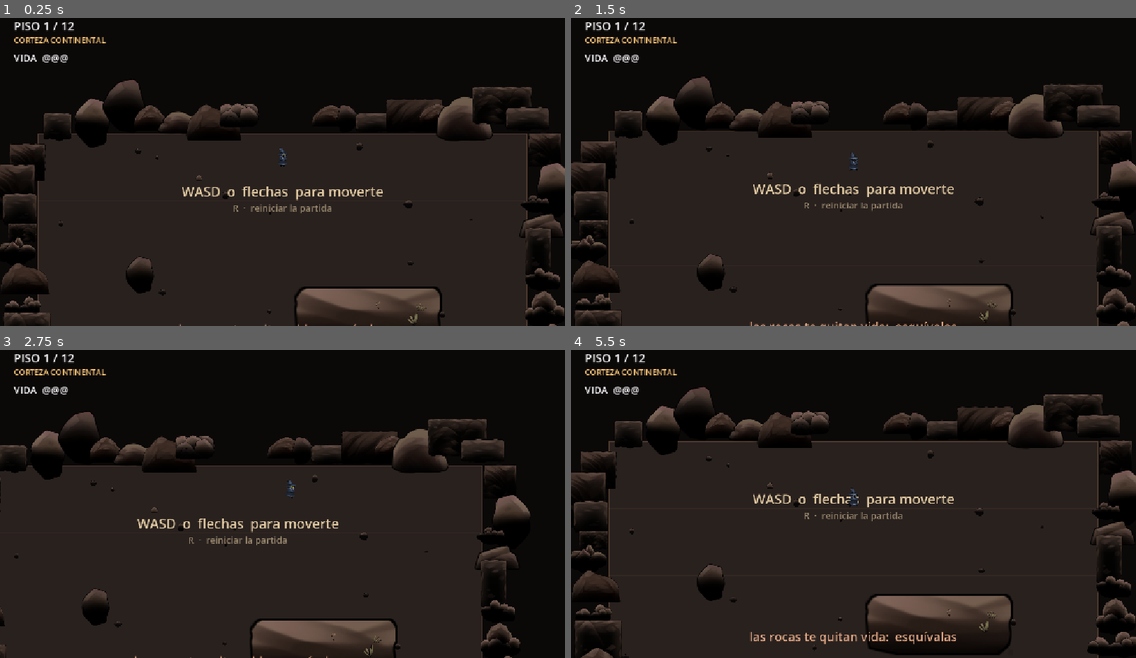
Above: before the commit, frames 1-4 (two rows, left to right).
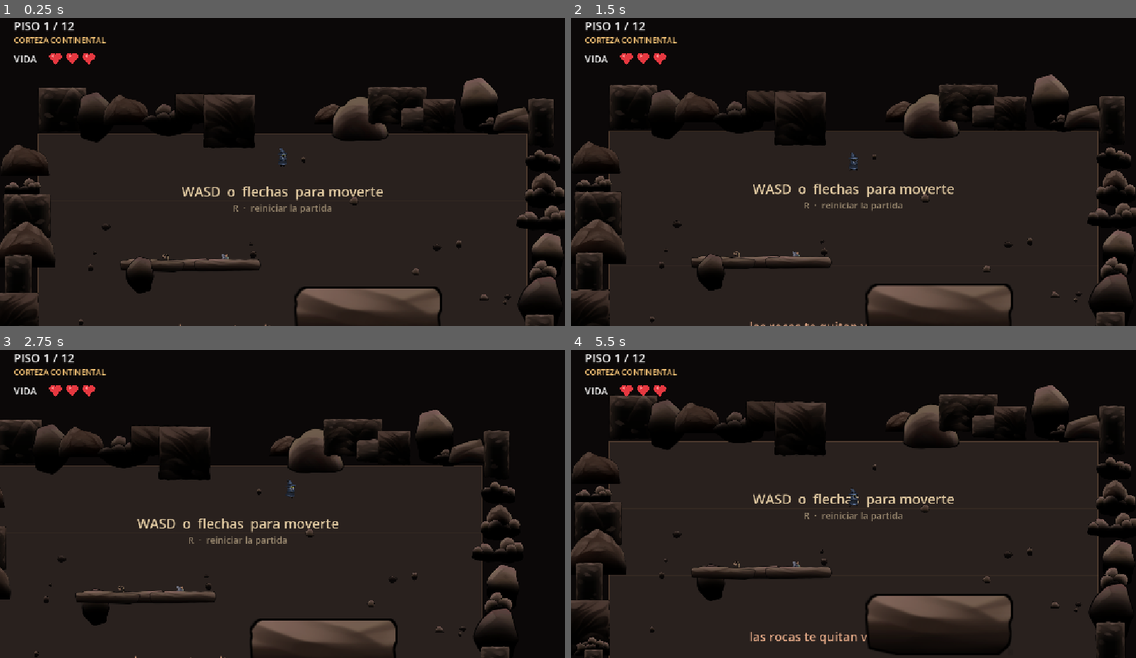
Above: after the commit, the same moments.

Repository: MatiasRodrigo0502/Vacio
Game: Godot game, scene res://scenes/Principal.tscn
Same seed, same stepped clock (60 frames per second), same inputs: the game is played once before the commit and once after it.
Inputs:
- Up to frame 1 (0.25 s): no input
- Up to frame 2 (1.5 s): tap Enter at 0.5 s; hold D (mover_derecha) 0.53-1.28 s; hold R (reiniciar_partida) 0.53-1.28 s; hold S (mover_abajo) from 1.28 s (still down); tap R (reiniciar_partida) at 1.35 s
- Up to frame 3 (2.75 s): release S (mover_abajo) at 2.03 s; hold D (mover_derecha) from 2.03 s (still down); hold R (reiniciar_partida) from 2.03 s (still down)
- Up to frame 4 (5.5 s): release D (mover_derecha) at 2.78 s; release R (reiniciar_partida) at 2.78 s; hold W (mover_arriba) 2.78-3.53 s; tap R (reiniciar_partida) at 2.85, 4.35 s; hold R (reiniciar_partida) 3.53-4.28 s; hold A (mover_izquierda) 3.53-5.03 s; hold S (mover_abajo) from 5.03 s (still down); hold R (reiniciar_partida) from 5.03 s (still down)

The runs differ from the first frame. In frame 1, 12% of the frame differs, in the area x 0-100%, y 11-100%; in frame 2, 12%; in frame 3, 9.9%; in frame 4, 13%.

Commit message:
Las plataformas quitan vida y la vida se muestra con corazones
- Las plataformas dejan de ser decoracion y pasan por el pool de
  obstaculos, asi que tocarlas resta vida igual que una roca. La
  vegetacion que crece encima sigue siendo decoracion y no choca, para
  que el borde de la losa sea exactamente lo que hace dano.
- La vida pasa de "@@@" a corazones dibujados por codigo. No son un
  caracter ni un emoji porque la fuente por defecto de Godot (Open Sans)
  no trae ninguno: comprobado con has_char() que U+2665, U+2661, U+2764 y
  los emoji no existen en ella, asi que saldrian cuadraditos. Dos
  circulos y un triangulo funcionan siempre y escalan.

Efecto secundario que hay que jugar antes de dar por bueno: el piso 1
pasa de 4 obstaculos a 9, de los cuales 5 son plataformas grandes. Los
pisos de arriba se han vuelto bastante mas dificiles de golpe.

Verificado en headless: los 12 pisos montan entre 9 y 21 obstaculos
contando plataformas, el pool sigue estable y la victoria funciona.

Co-Authored-By: Claude Opus 5 <noreply@anthropic.com>

Diff:
--- a/scenes/Hud.tscn
+++ b/scenes/Hud.tscn
@@ -1,6 +1,7 @@
-[gd_scene load_steps=2 format=3]
+[gd_scene load_steps=3 format=3]
 
 [ext_resource type="Script" path="res://scripts/hud.gd" id="1_hud"]
+[ext_resource type="Script" path="res://scripts/corazones.gd" id="2_corazones"]
 
 [node name="Hud" type="CanvasLayer"]
 layer = 2
@@ -26,7 +27,15 @@
 [node name="EtiquetaVida" type="Label" parent="."]
 offset_left = 28.0
 offset_top = 86.0
-offset_right = 560.0
-offset_bottom = 114.0
+offset_right = 118.0
+offset_bottom = 118.0
 theme_override_font_sizes/font_size = 20
-text = "VIDA  @@@"
+text = "VIDA"
+vertical_alignment = 1
+
+[node name="Corazones" type="Control" parent="."]
+offset_left = 100.0
+offset_top = 86.0
+offset_right = 360.0
+offset_bottom = 118.0
+script = ExtResource("2_corazones")
--- /dev/null
+++ b/scripts/corazones.gd
@@ -0,0 +1,52 @@
+## Indicador de vida: dibuja un corazon por punto de vida.
+##
+## POR QUE DIBUJADOS Y NO UN CARACTER NI UN EMOJI:
+## la fuente por defecto de Godot (Open Sans) no trae ningun glifo de corazon.
+## Comprobado: U+2665, U+2661, U+2764 y los emoji no existen en ella, asi que un
+## texto "♥" saldria como un cuadradito. Dibujarlos con draw_circle y un
+## triangulo funciona siempre, escala a cualquier tamano y no anade un archivo
+## de fuente al repo.
+class_name Corazones
+extends Control
+
+## Ancho de cada corazon en pixeles.
+@export var tamano: float = 26.0
+## Separacion entre corazones.
+@export var separacion: float = 8.0
+
+const COLOR_LLENO := Color(0.90, 0.22, 0.25)
+const COLOR_BRILLO := Color(1.0, 0.55, 0.55)
+const COLOR_VACIO := Color(0.32, 0.14, 0.15)
+
+var _vida_actual: int = 0
+var _vida_maxima: int = 0
+
+
+func actualizar(vida_actual: int, vida_maxima: int) -> void:
+	_vida_actual = vida_actual
+	_vida_maxima = vida_maxima
+	queue_redraw()
+
+
+func _draw() -> void:
+	for i in _vida_maxima:
+		var centro := Vector2(tamano * 0.5 + i * (tamano + separacion), size.y * 0.5)
+		var lleno := i < _vida_actual
+		_dibujar_corazon(centro, tamano, COLOR_LLENO if lleno else COLOR_VACIO)
+		if lleno:
+			# Un punto de brillo arriba a la izquierda: sin el, a este tamano el
+			# corazon se lee como una mancha roja.
+			draw_circle(centro + Vector2(-tamano * 0.18, -tamano * 0.22),
+				tamano * 0.09, COLOR_BRILLO)
+
+
+## Un corazon son dos circulos arriba y un triangulo apuntando hacia abajo.
+func _dibujar_corazon(centro: Vector2, ancho: float, color: Color) -> void:
+	var radio := ancho * 0.28
+	var alto := ancho * 0.92
+	draw_circle(centro + Vector2(-ancho * 0.22, -alto * 0.18), radio, color)
+	draw_circle(centro + Vector2(ancho * 0.22, -alto * 0.18), radio, color)
+	draw_colored_polygon(PackedVector2Array([
+		centro + Vector2(-ancho * 0.48, -alto * 0.10),
+		centro + Vector2(ancho * 0.48, -alto * 0.10),
+		centro + Vector2(0.0, alto * 0.48)]), color)
--- a/scripts/hud.gd
+++ b/scripts/hud.gd
@@ -6,7 +6,7 @@
 
 @onready var _etiqueta_piso: Label = $EtiquetaPiso
 @onready var _etiqueta_capa: Label = $EtiquetaCapa
-@onready var _etiqueta_vida: Label = $EtiquetaVida
+@onready var _corazones: Corazones = $Corazones
 
 
 func actualizar_piso(numero_piso: int, total: int, nombre_capa: String) -> void:
@@ -15,8 +15,4 @@
 
 
 func actualizar_vida(vida_actual: int, vida_maxima: int) -> void:
-	# Corazones de texto: suficiente para la fase base y sin dependencias de arte.
-	var lleno := "@".repeat(vida_actual)
-	var vacio := "-".repeat(maxi(vida_maxima - vida_actual, 0))
-	_etiqueta_vida.text = "VIDA  %s%s" % [lleno, vacio]
-	_etiqueta_vida.modulate = Color(1, 1, 1) if vida_actual > 1 else Color(1, 0.45, 0.35)
+	_corazones.actualizar(vida_actual, vida_maxima)
--- a/scripts/piso.gd
+++ b/scripts/piso.gd
@@ -225,8 +225,10 @@
 ## estaban. Agrupadas sobre una repisa cuentan algo: ahi hay tierra y por eso
 ## crece algo. Da estructura al suelo sin tocar la jugabilidad.
 ##
-## Son decoracion, no chocan: el jugador pasa por encima. Convertirlas en
-## obstaculo seria otra decision de diseno, y no es la que se ha pedido.
+## Las plataformas HACEN DANO, igual que las rocas: pasan por el pool de
+## obstaculos en vez de ser Sprite2D sueltos. La vegetacion que crece encima si
+## es decoracion y no choca, para que el borde de la losa sea exactamente lo que
+## quita vida y el jugador pueda fiarse de lo que ve.
 func _colocar_plataformas(generador: RandomNumberGenerator, tinte: Color,
 		catalogo: CatalogoObstaculos) -> void:
 	var losas := catalogo.texturas_de("plataforma")
@@ -269,27 +271,29 @@
 				continue
 
 			var textura: Texture2D = losas[generador.randi() % losas.size()]
-			var losa := Sprite2D.new()
-			losa.texture = textura
-			losa.scale = Vector2.ONE * (ancho_losa / textura.get_size().x)
-			losa.flip_h = generador.randf() < 0.5
-			losa.modulate = tinte_losa
-			losa.position = candidata
-			_decoracion.add_child(losa)
-
-			_plantar_encima(losa, ancho_losa, generador, tinte, plantas)
+			var losa := _pool.obtener()
+			losa.preparar(to_global(candidata), textura, ancho_losa, tinte_losa,
+				datos.velocidad_obstaculos)
+			_obstaculos.append(losa)
+
+			_plantar_encima(candidata, losa.tamano(), generador, tinte, plantas)
 			puestas.append(candidata)
 			break
 
 
 ## Siembra unas cuantas plantas sobre una plataforma ya colocada.
-## Se anaden despues que la losa para que queden dibujadas encima de ella.
-func _plantar_encima(losa: Sprite2D, ancho_losa: float, generador: RandomNumberGenerator,
-		tinte: Color, plantas: Array[Texture2D]) -> void:
+##
+## Recibe la posicion y el tamano en vez del nodo de la losa porque la losa vive
+## en el pool de obstaculos (coordenadas globales) y las plantas cuelgan del
+## nodo de decoracion del piso (coordenadas locales).
+func _plantar_encima(centro_losa: Vector2, tamano_losa: Vector2,
+		generador: RandomNumberGenerator, tinte: Color,
+		plantas: Array[Texture2D]) -> void:
 	if plantas.is_empty():
 		return
 
-	var alto_losa := losa.texture.get_size().y * losa.scale.y
+	var ancho_losa := tamano_losa.x
+	var alto_losa := tamano_losa.y
 	for _i in generador.randi_range(2, 5):
 		var textura: Texture2D = plantas[generador.randi() % plantas.size()]
 		var planta := Sprite2D.new()
@@ -300,7 +304,7 @@
 		planta.modulate = Color(tinte.r, tinte.g, tinte.b, 1.0)
 		# Repartidas a lo ancho de la losa y pegadas a su mitad superior, que es
 		# donde se apoyarian si la plataforma tuviera altura de verdad.
-		planta.position = losa.position + Vector2(
+		planta.position = centro_losa + Vector2(
 			generador.randf_range(-ancho_losa * 0.38, ancho_losa * 0.38),
 			generador.randf_range(-alto_losa * 0.35, alto_losa * 0.1))
 		_decoracion.add_child(planta)
Not shown, added: scripts/corazones.gd.uid
Not shown, changed: CLAUDE.md
Not shown, changed: assets/README.md
